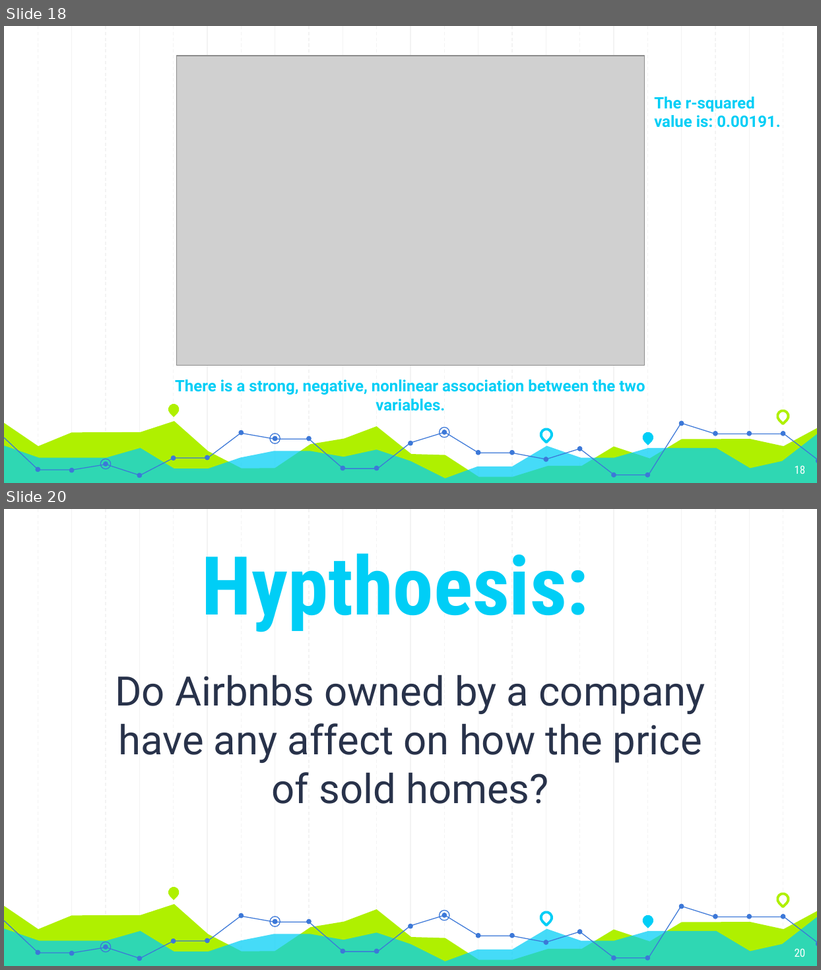
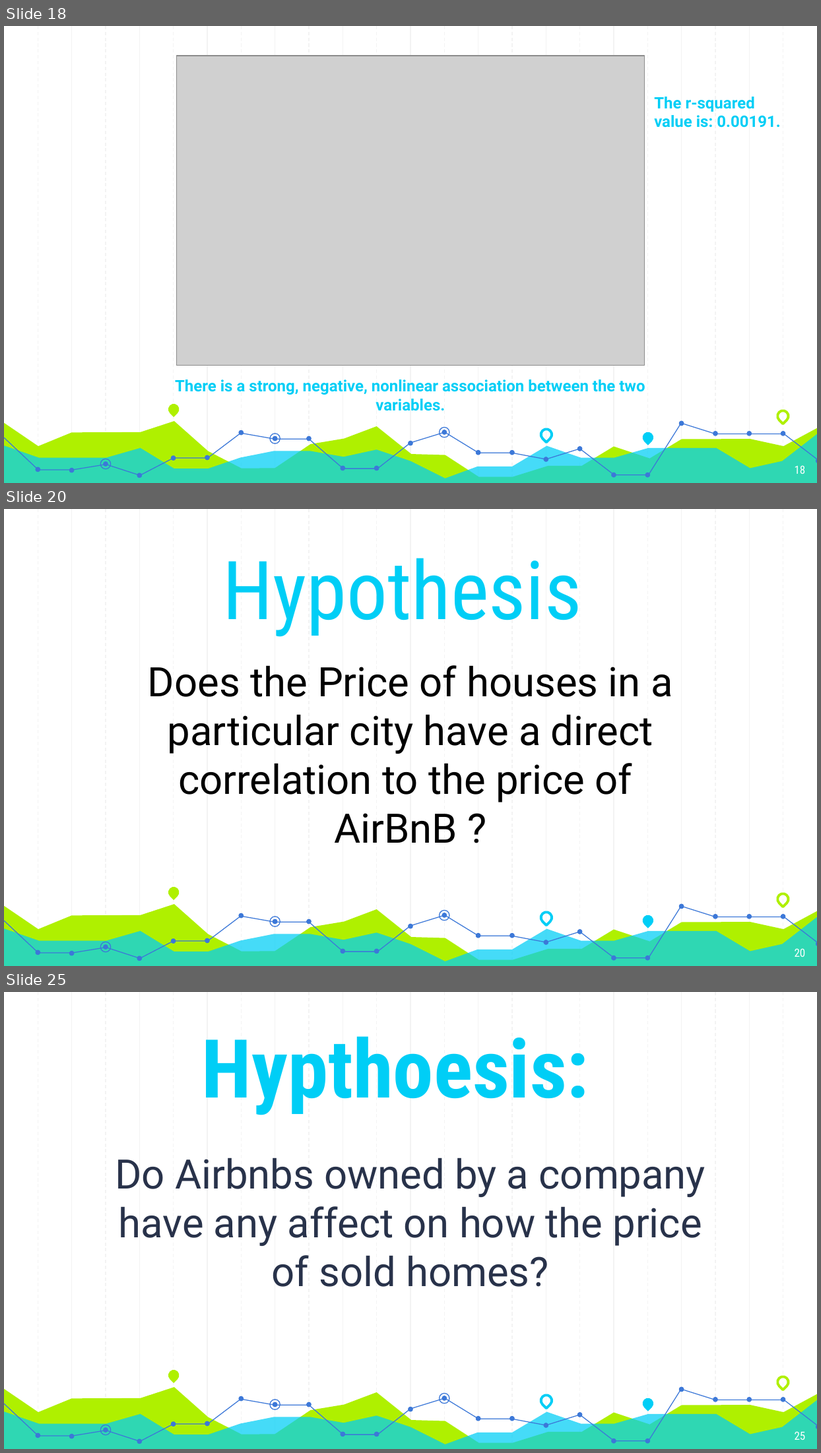
Before and after one commit to GT-Project1-A1/AirBNB, a slide deck: Project1_FinalPresentation.pptx. Shown one above the other, each under a label of ours: slides 18 and 20 before the commit, slides 18, 20 and 25 after it; the slides between them are not shown. The pictures are 821x970 and 821x1453 pixels, drawn with LibreOffice and Linux fonts; fonts in the diff are those of the drawing; grey boxes stand for pictures. Boxes give left, top, right and bottom in pixels: in the first picture for what was removed or moved away, otherwise in the second. Text is boxed around its words. In the diff, an @@ line names an element or a change of style, - is before the commit and + after.

```diff
--- a/Project1_FinalPresentation.pptx
+++ b/Project1_FinalPresentation.pptx
@@ slide 20 added at <box>4,509,817,966</box>, background #FFFFFF; not listed: 59 template elements that a slide beside it also shows @@
@@ text added at <box>222,558,582,637</box>, 72 pt, text #00CEF6 @@
+Hypothesis
@@ text added at <box>148,665,673,843</box>, 36 pt, text #000000 @@
+Does the Price of houses in a particular city have a direct correlation to the price of AirBnB ?
@@ page number added at <box>795,949,806,957</box>, 10 pt, text #FFFFFF @@
+20
@@ what was slide 20 is now slide 25 @@
@@ page number at <box>795,1432,806,1440</box>: text changed @@
-20
+25
```
Also in this commit, not shown: 7 slides changed, 4 other slides added, 1 other file.
